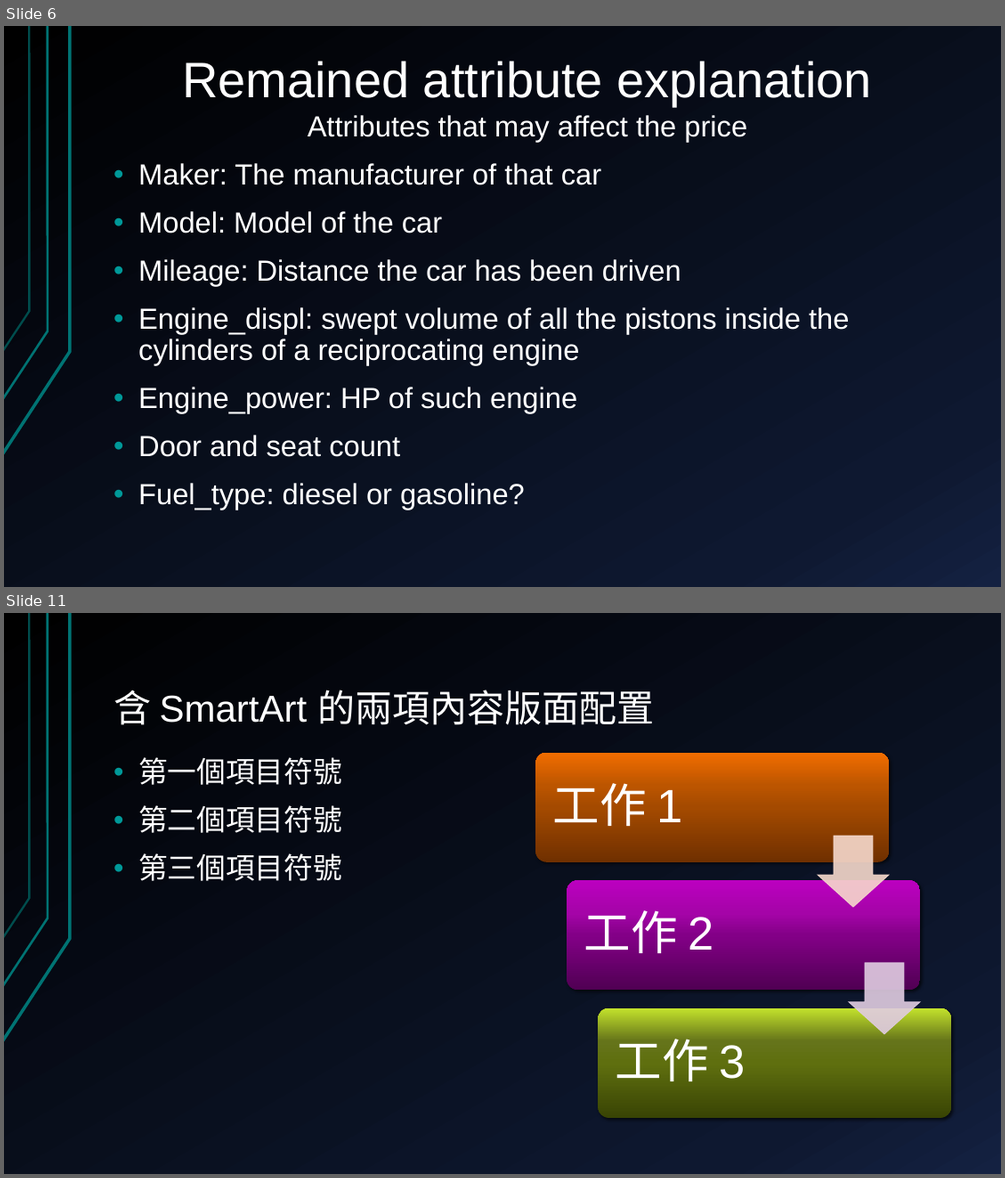
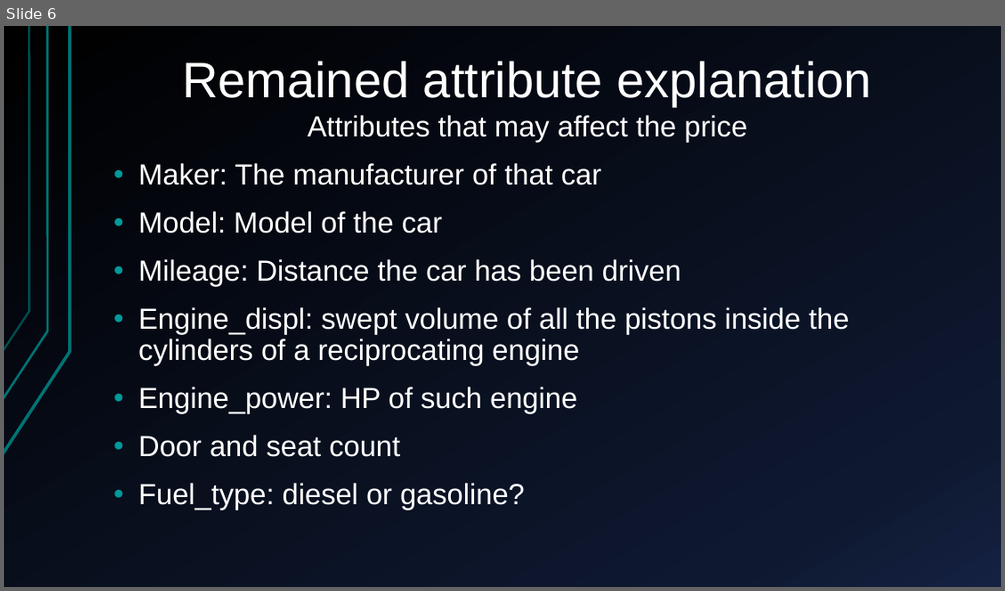
Before and after one commit to Alfons0329/Machine_Learning_Fall_2017, a slide deck: Final_proj/Presentation.pptx. Shown one above the other, each under a label of ours: slides 6 and 11 before the commit, slide 6 after it; the slides between them are not shown. The pictures are 1005x1178 and 1005x591 pixels, drawn with LibreOffice and Linux fonts; fonts in the diff are those of the drawing. Boxes give left, top, right and bottom in pixels: in the first picture for what was removed or moved away, otherwise in the second. Text is boxed around its words. In the diff, an @@ line names an element or a change of style, - is before the commit and + after.

```diff
--- a/Final_proj/Presentation.pptx
+++ b/Final_proj/Presentation.pptx
@@ slide 11 removed at [4,613,1001,1174], background gradient #000000 to #0F1931 to #142242; not listed: 3 template elements that a slide beside it also shows @@
@@ title removed at [113,690,654,725] @@
-含 SmartArt 的兩項內容版面配置
@@ text removed at [138,757,341,881] @@
-• 第一個項目符號
-• 第二個項目符號
-• 第三個項目符號
@@ group removed at [535,753,951,1118]: 3 rounded rectangles, 3 texts, 2 down arrows @@
-工作 1
-工作 2
-工作 3
```
Also in this commit, not shown: 2 slides changed, 4 slides added, 8 other slides removed.
